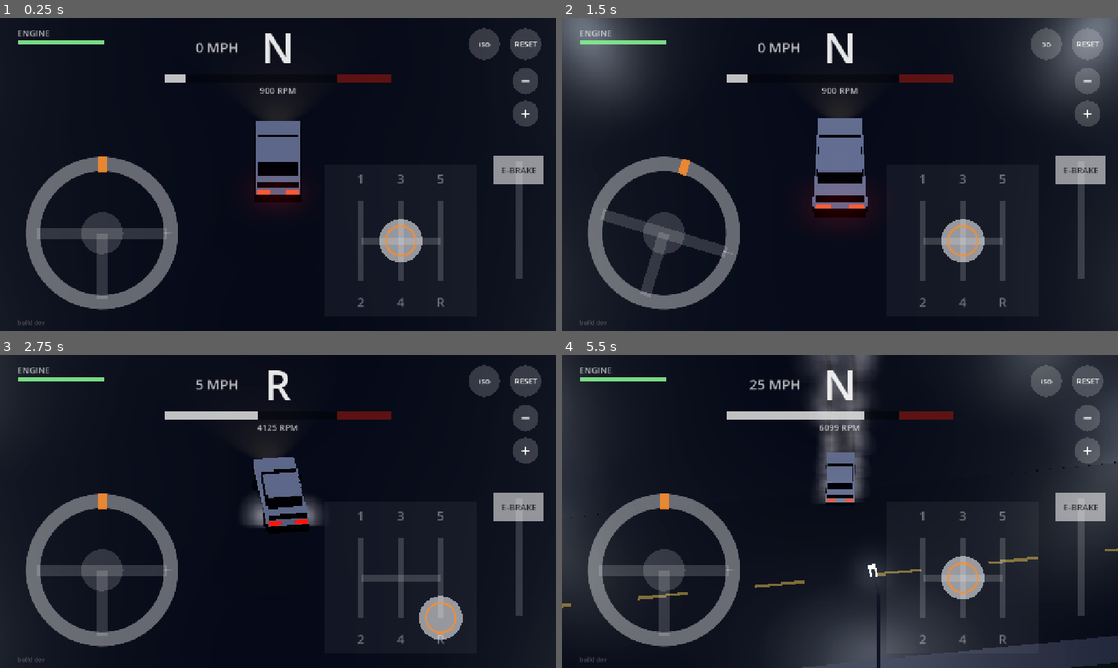
Above: before the commit, frames 1-4 (two rows, left to right).
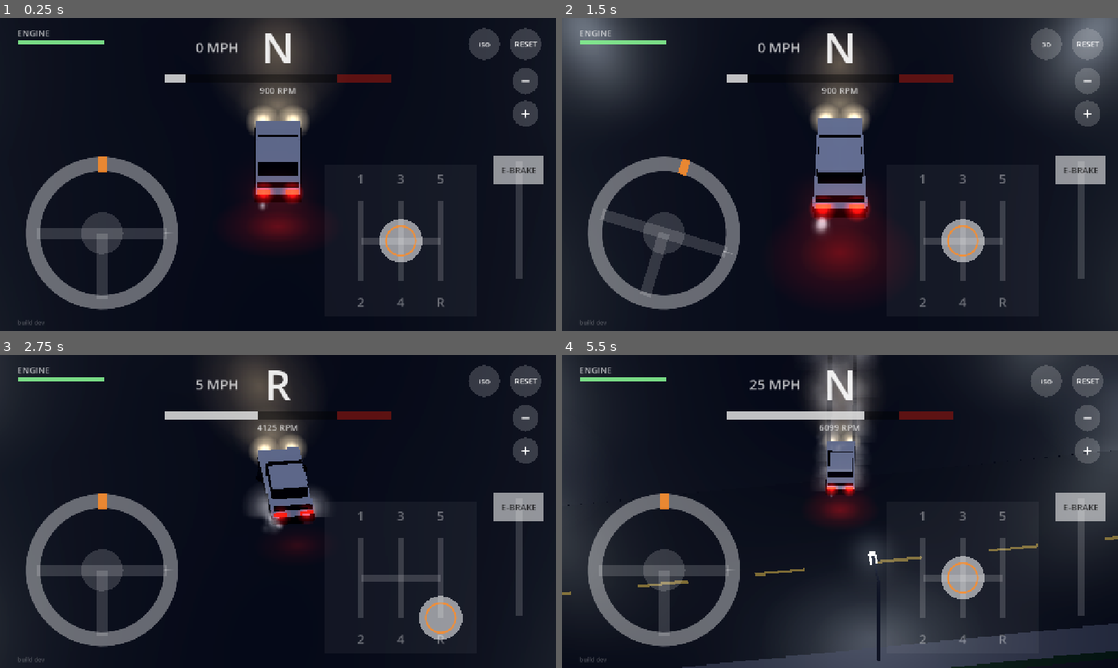
Above: after the commit, the same moments.

Repository: StoneColdOS/stick-drift
Game: Godot game, scene res://scenes/main.tscn
Two runs of this game, one before a commit and one after it. Both use one fixed random seed, a clock stepped at 60 frames per second and the inputs below.
Inputs (mouse positions are in pixels of both pictures, inside the frame that each line leads up to):
- Up to frame 1 (0.25 s): no input
- Up to frame 2 (1.5 s): tap Enter (reset) at 0.5, 1.25 s; move the mouse to (962, 158) at 0.52 s; hold D (steer_right) 0.53-1.25 s; tap V (view) at 0.6 s; click (962, 158) at 0.67 s; drag from (728, 190) to (812, 237) at 1.27 s
- Up to frame 3 (2.75 s): move the mouse to (333, 442) at 2.02 s; hold D (steer_right) from 2.03 s (still down); tap R (gear_r) at 2.1 s; tap V (view) at 2.3 s
- Up to frame 4 (5.5 s): release D (steer_right) at 2.75 s; drag from (812, 574) to (673, 464) at 2.77 s; move the mouse to (1006, 558) at 3.52 s; hold A (steer_left) 3.53-4.25 s; tap = (zoom_in) at 3.6 s; tap V (view) at 3.8, 5.3 s; drag from (673, 464) to (756, 433) at 4.27 s; move the mouse to (867, 511) at 5.02 s; hold Space (ebrake) from 5.03 s (still down); tap 0 at 5.1 s; click (867, 511) at 5.17 s

The runs differ from the first frame. In frame 1, 5.5% of the frame differs, in the area x 42-58%, y 0-74%; in frame 2, 6.0%; in frame 3, 5.2%; in frame 4, 6.1%, in the area x 0-100%, y 0-100%.

Commit message:
Headlight and tail light glow, tailpipe exhaust with backfires, camera leads further ahead
- Camera focus leads the car by up to a third of the view, so the car sits low
  and most of the screen is road ahead
- Additive halos on head/tail lights (bloom), warm beam pool on the road,
  red wash behind that flares when braking/neutral
- Exhaust puffs that scale with rpm, a burst on every shift, and backfire
  flashes on downshifts, hot upshifts and on the limiter

Co-Authored-By: Claude Opus 5.5 <noreply@anthropic.com>
Claude-Session: https://claude.ai/code/session_01X5D3N9oUK59uFhYSHv3wU5

Diff:
--- a/scripts/car_model.gd
+++ b/scripts/car_model.gd
@@ -21,6 +21,18 @@
 var engine_smoke: CPUParticles3D
 var skids: MultiMesh
 var skid_next := 0
+
+# Lights & exhaust
+var tail_halos: Array[MeshInstance3D] = []
+var tail_pool: MeshInstance3D
+var tail_halo_mat: StandardMaterial3D
+var tail_pool_mat: StandardMaterial3D
+var exhaust: CPUParticles3D
+var exhaust_burst: CPUParticles3D
+var backfire: MeshInstance3D
+var backfire_mat: StandardMaterial3D
+var _backfire_t := 0.0
+var _rng := RandomNumberGenerator.new()
 var last_mark := [Vector3.INF, Vector3.INF]
 
 
@@ -69,6 +81,9 @@
 	tire_smoke.append(_smoke(Vector3(0.8, 0.3, -car.rear_axle), smoke, 2.2))
 	engine_smoke = _smoke(Vector3(0, 1.0, -1.6), Color(0.22, 0.22, 0.24, 0.55), 1.6)
 
+	_build_lights()
+	_build_exhaust()
+	car.gear_changed.connect(_on_gear_changed)
 	_build_skids()
 
 
@@ -131,6 +146,141 @@
 	return p
 
 
+# ------------------------------------------------------------------ glow
+
+## Additive, unshaded, soft-edged. Colors above 1.0 trip the bloom.
+static func _additive(c: Color, billboard: bool) -> StandardMaterial3D:
+	var m := StandardMaterial3D.new()
+	m.shading_mode = BaseMaterial3D.SHADING_MODE_UNSHADED
+	m.transparency = BaseMaterial3D.TRANSPARENCY_ALPHA
+	m.blend_mode = BaseMaterial3D.BLEND_MODE_ADD
+	m.albedo_color = c
+	m.albedo_texture = Util.soft_circle()
+	m.cull_mode = BaseMaterial3D.CULL_DISABLED
+	m.no_depth_test = false
+	if billboard:
+		m.billboard_mode = BaseMaterial3D.BILLBOARD_ENABLED
+	return m
+
+
+func _halo(pos: Vector3, size: float, mat: Material) -> MeshInstance3D:
+	var q := QuadMesh.new()
+	q.size = Vector2.ONE * size
+	var mi := MeshInstance3D.new()
+	mi.mesh = q
+	mi.material_override = mat
+	mi.cast_shadow = GeometryInstance3D.SHADOW_CASTING_SETTING_OFF
+	add_child(mi)
+	mi.position = pos
+	return mi
+
+
+func _ground_glow(pos: Vector3, size: Vector2, mat: Material) -> MeshInstance3D:
+	var p := PlaneMesh.new()
+	p.size = size
+	var mi := MeshInstance3D.new()
+	mi.mesh = p
+	mi.material_override = mat
+	mi.cast_shadow = GeometryInstance3D.SHADOW_CASTING_SETTING_OFF
+	add_child(mi)
+	mi.position = pos
+	return mi
+
+
+func _build_lights() -> void:
+	# Headlights: bright halos on the lamps, plus a warm beam pool stretched out on the road.
+	var head_halo := _additive(Color(1.6, 1.45, 1.15, 0.9), true)
+	_halo(Vector3(-0.55, 0.75, -2.2), 1.3, head_halo)
+	_halo(Vector3(0.55, 0.75, -2.2), 1.3, head_halo)
+	_ground_glow(Vector3(0, 0.05, -7.5), Vector2(5.5, 11.0), _additive(Color(1.0, 0.85, 0.6, 0.32), false))
+	_ground_glow(Vector3(0, 0.06, -4.2), Vector2(3.2, 4.0), _additive(Color(1.0, 0.9, 0.7, 0.3), false))
+
+	# Tail lights: red halos and a red wash on the road behind, both flare up when braking.
+	tail_halo_mat = _additive(Color(1.8, 0.12, 0.08, 0.7), true)
+	tail_halos.append(_halo(Vector3(-0.52, 0.75, 2.2), 0.9, tail_halo_mat))
+	tail_halos.append(_halo(Vector3(0.52, 0.75, 2.2), 0.9, tail_halo_mat))
+	tail_pool_mat = _additive(Color(1.0, 0.05, 0.03, 0.22), false)
+	tail_pool = _ground_glow(Vector3(0, 0.05, 3.3), Vector2(3.6, 3.0), tail_pool_mat)
+
+
+# ------------------------------------------------------------------ exhaust
+
+func _build_exhaust() -> void:
+	# The pipe itself, poking out under the rear bumper on the left.
+	var pipe := MeshInstance3D.new()
+	var cyl := CylinderMesh.new()
+	cyl.top_radius = 0.06
+	cyl.bottom_radius = 0.06
+	cyl.height = 0.25
+	cyl.radial_segments = 8
+	pipe.mesh = cyl
+	pipe.material_override = Util.lit(Color(0.35, 0.35, 0.37), 0.3)
+	add_child(pipe)
+	pipe.position = Vector3(-0.55, 0.28, 2.15)
+	pipe.rotation_degrees = Vector3(90, 0, 0)
+
+	var tip := Vector3(-0.55, 0.28, 2.3)
+	exhaust = _puffs(tip, 36, 1.3, 0.0, Color(0.8, 0.8, 0.85, 0.32))
+	exhaust.emitting = true
+	exhaust_burst = _puffs(tip, 16, 0.9, 1.0, Color(0.85, 0.85, 0.9, 0.5))
+	exhaust_burst.one_shot = true
+
+	# Backfire: a quick orange flash at the tip.
+	backfire_mat = _additive(Color(2.5, 1.1, 0.3, 0.0), true)
+	backfire = _halo(tip + Vector3(0, 0, 0.25), 0.9, backfire_mat)
+
+
+func _puffs(pos: Vector3, amount: int, lifetime: float, explosive: float, color: Color) -> CPUParticles3D:
+	var p := CPUParticles3D.new()
+	add_child(p)
+	p.position = pos
+	p.local_coords = false
+	p.emitting = false
+	p.amount = amount
+	p.lifetime = lifetime
+	p.explosiveness = explosive
+	var quad := QuadMesh.new()
+	quad.size = Vector2.ONE * 0.95
+	var m := StandardMaterial3D.new()
+	m.shading_mode = BaseMaterial3D.SHADING_MODE_UNSHADED
+	m.transparency = BaseMaterial3D.TRANSPARENCY_ALPHA
+	m.billboard_mode = BaseMaterial3D.BILLBOARD_PARTICLES
+	m.billboard_keep_scale = true
+	m.vertex_color_use_as_albedo = true
+	m.albedo_texture = Util.soft_circle()
+	quad.material = m
+	p.mesh = quad
+	p.direction = Vector3(0, 0.3, 1)  # out the back
+	p.spread = 18.0
+	p.initial_velocity_min = 1.0
+	p.initial_velocity_max = 2.5
+	p.gravity = Vector3(0, 0.4, 0)
+	p.damping_min = 1.5
+	p.damping_max = 2.5
+	p.scale_amount_min = 0.6
+	p.scale_amount_max = 1.0
+	var grow := Curve.new()
+	grow.add_point(Vector2(0, 0.4))
+	grow.add_point(Vector2(1, 1.0))
+	p.scale_amount_curve = grow
+	p.color = color
+	var fade := Gradient.new()
+	fade.set_color(0, Color(1, 1, 1, 1))
+	fade.set_color(1, Color(1, 1, 1, 0))
+	p.color_ramp = fade
+	return p
+
+
+func _on_gear_changed(old_gear: int, new_gear: int) -> void:
+	if car.motor.is_blown() or new_gear == 0:
+		return
+	exhaust_burst.restart()
+	exhaust_burst.emitting = true
+	# Backfire on downshifts and on quick high-rpm upshifts.
+	if (old_gear > new_gear and new_gear > 0) or car.motor.rpm > 6000.0:
+		_backfire_t = 0.12
+
+
 func _build_skids() -> void:
 	skids = MultiMesh.new()
 	skids.transform_format = MultiMesh.TRANSFORM_3D
@@ -148,7 +298,7 @@
 	mmi.global_transform = Transform3D.IDENTITY
 
 
-func _process(_dt: float) -> void:
+func _process(dt: float) -> void:
 	if car == null:
 		return
 	var steer := -deg_to_rad(car.steer_angle)
@@ -164,6 +314,27 @@
 
 	var braking: bool = car.handbrake() > 0.1 or car.gear == 0
 	tail_mat.emission_energy_multiplier = 4.5 if braking else 1.3
+	var flare := 1.0 if braking else 0.0
+	tail_halo_mat.albedo_color.a = lerpf(0.55, 1.0, flare)
+	for h in tail_halos:
+		h.scale = Vector3.ONE * lerpf(1.0, 1.7, flare)
+	tail_pool_mat.albedo_color.a = lerpf(0.16, 0.38, flare)
+	tail_pool.scale = Vector3.ONE * lerpf(1.0, 1.35, flare)
+
+	# Exhaust: lazy puffs at idle, more and faster with revs. Dead engine = no exhaust.
+	var running: bool = not car.motor.is_blown()
+	exhaust.emitting = running
+	var rev := clampf((car.motor.rpm - 900.0) / 7000.0, 0.0, 1.0)
+	exhaust.initial_velocity_min = lerpf(0.6, 3.0, rev)
+	exhaust.initial_velocity_max = lerpf(1.2, 5.0, rev)
+	exhaust.speed_scale = lerpf(0.8, 1.6, rev)
+
+	# Backfire flash, plus the odd pop while sitting on the limiter.
+	if running and car.motor.over_redline() and _rng.randf() < 0.04:
+		_backfire_t = 0.08
+	_backfire_t = maxf(0.0, _backfire_t - dt)
+	backfire_mat.albedo_color.a = 1.0 if _backfire_t > 0.0 else 0.0
+	backfire.scale = Vector3.ONE * _rng.randf_range(0.8, 1.4)
 
 	if sliding:
 		_mark(0, Vector3(-0.74, 0, -car.rear_axle))
--- a/scripts/chase_camera.gd
+++ b/scripts/chase_camera.gd
@@ -15,8 +15,8 @@
 var car  ## car.gd
 var iso := true
 var zoom := 0.05                 ## base zoom when slow: 0 = close, 1 = far
-var look_ahead := 0.35
-var max_look_ahead := 9.0
+var look_ahead := 0.7             ## seconds of travel the camera leads by
+var max_lead := 0.32              ## at most this fraction of the visible height ahead of the car
 var speed_pull := 0.5             ## 3D view: extra zoom at full speed (0 turns the dynamic zoom off). ISO has its own in ISO
 var full_speed := 32.0            ## m/s where the speed pull maxes out (~72 mph)
 var drift_pull := 0.15            ## extra zoom while drifting
@@ -95,7 +95,10 @@
 	var rate := 1.8 if dyn_target > _dyn else 0.7
 	_dyn = lerpf(_dyn, dyn_target, 1.0 - exp(-rate * dt))
 
-	var ahead := (v * look_ahead).limit_length(max_look_ahead)
+	# Lead the car so most of the screen is road coming at you (more reaction time).
+	# The car sits toward the bottom of the screen, more so the faster you go.
+	var view_height: float = size if iso else lerpf(FOLLOW.dist_close, FOLLOW.dist_far, clampf(_zoom_smooth + _dyn, 0.0, 1.0)) * 0.75
+	var ahead := (v * look_ahead).limit_length(view_height * max_lead)
 	_focus = _focus.lerp(car.global_position + ahead, 1.0 - exp(-follow_sharpness * dt))
 
 	var target_yaw: float = car.global_rotation.y
Binary file changed: docs/screenshots/drift.png
Binary file changed: docs/screenshots/parked.png
